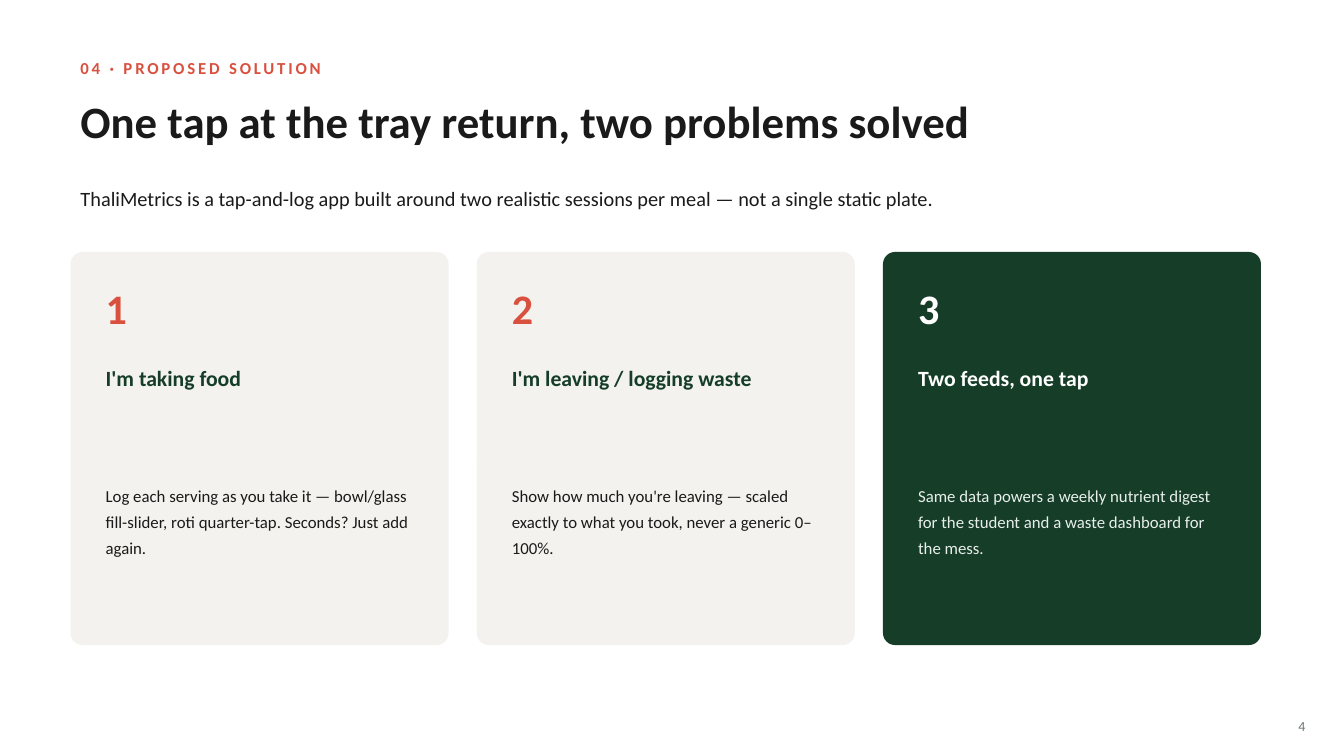
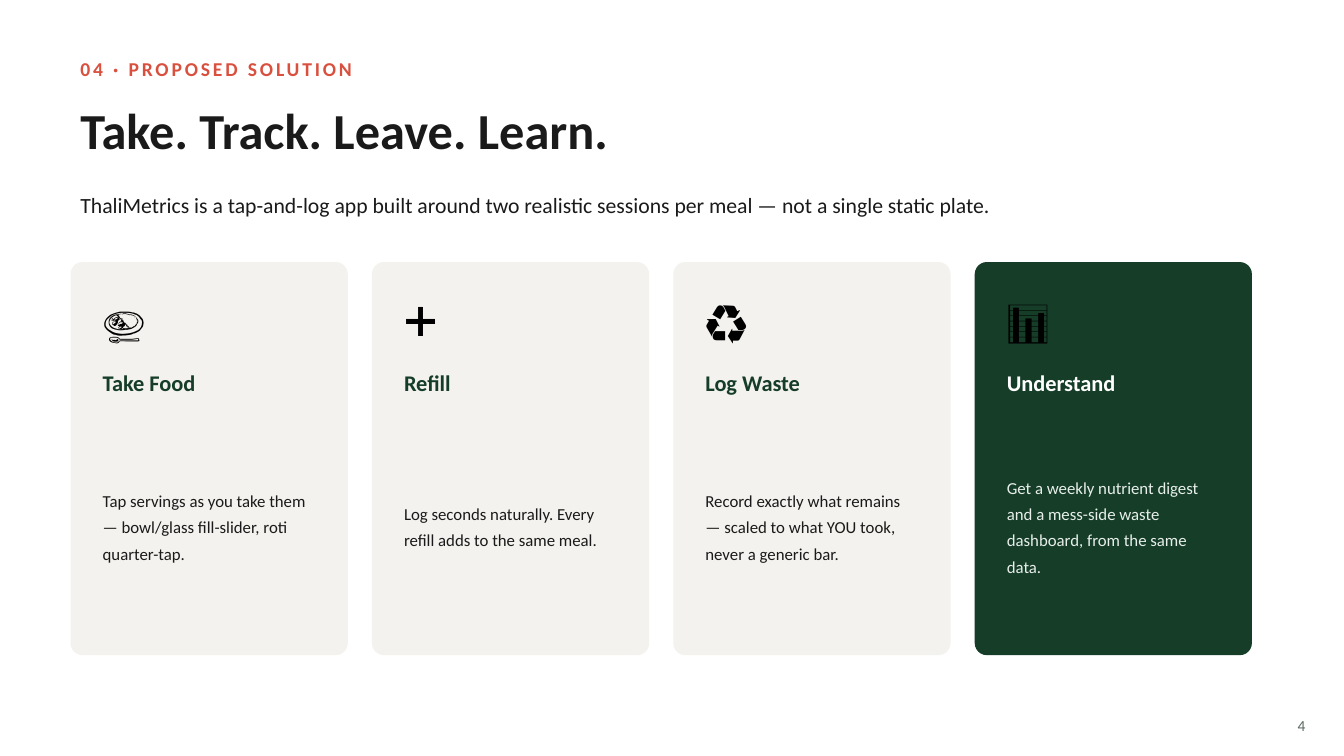
Before and after one commit to Coder1234a/ThaliMetrics, a slide deck: slide 4 of docs/ThaliMetrics_Pitch.pptx. Drawn at 1344x756 pixels with LibreOffice and Linux fonts; fonts in the diff are those of the drawing. Boxes give left, top, right and bottom in pixels: in the first picture for what was removed or moved away, otherwise in the second. Text is boxed around its words. In the diff, an @@ line names an element or a change of style, - is before the commit and + after.

```diff
--- a/docs/ThaliMetrics_Pitch.pptx
+++ b/docs/ThaliMetrics_Pitch.pptx
@@ text "04 · PROPOSED SOLUTION" at bbox=[80, 63, 352, 76]: size 12 to 14 pt @@
@@ text at bbox=[80, 113, 608, 150]: text changed; size 32 to 36 pt @@
-One tap at the tray return, two problems solved
+Take. Track. Leave. Learn.
@@ text "ThaliMetrics is a tap-and-log app ..." at bbox=[80, 198, 990, 217]: size 14.5 to 15.5 pt @@
@@ rounded rectangle: place and size @@
-rounded rectangle at bbox=[71, 252, 449, 645]
+rounded rectangle at bbox=[71, 262, 348, 655]
@@ rounded rectangle: place and size @@
-rounded rectangle at bbox=[477, 252, 855, 645]
+rounded rectangle at bbox=[372, 262, 649, 655]
@@ rounded rectangle added at bbox=[674, 262, 951, 655], fill #F3F2EE @@
@@ proportions changed in 3 elements at bbox=[71, 262, 348, 655], bbox=[372, 262, 649, 655], bbox=[975, 262, 1252, 655] @@
@@ rounded rectangle: place and size @@
-rounded rectangle at bbox=[883, 252, 1261, 645]
+rounded rectangle at bbox=[975, 262, 1252, 655]
@@ text at bbox=[106, 296, 127, 324]: text changed; text colour #D9503F to #000000; bold off @@
-1
+🍛
@@ text at bbox=[512, 296, 533, 324]: text changed; text colour #D9503F to #000000; bold off @@
-2
+➕
@@ text at bbox=[918, 296, 939, 325]: text changed; text colour #FFFFFF to #000000; bold off @@
-3
+♻️
@@ text added at bbox=[997, 284, 1230, 355], 30 pt, text #000000 @@
+📊
@@ text at bbox=[103, 375, 195, 391]: text changed; size 15.5 to 16 pt @@
-I'm taking food
+Take Food
@@ text at bbox=[404, 375, 451, 391]: text changed; size 15.5 to 16 pt @@
-I'm leaving / logging waste
+Refill
@@ text added at bbox=[705, 376, 800, 395], 16 pt, text #163D28, bold @@
+Log Waste
@@ text removed at bbox=[918, 370, 1089, 390] @@
-Two feeds, one tap
@@ text added at bbox=[1007, 375, 1116, 391], 16 pt, text #FFFFFF, bold @@
+Understand
@@ text at bbox=[103, 495, 305, 563]: text changed @@
-Log each serving as you take it — bowl/glass fill-slider, roti quarter-tap. Seconds? Just add again.
+Tap servings as you take them — bowl/glass fill-slider, roti quarter-tap.
@@ text at bbox=[404, 508, 597, 546]: text changed @@
-Show how much you're leaving — scaled exactly to what you took, never a generic 0–100%.
+Log seconds naturally. Every refill adds to the same meal.
@@ text added at bbox=[705, 495, 901, 563], 12 pt, text #1A1A1A @@
+Record exactly what remains — scaled to what YOU took, never a generic bar.
@@ text at bbox=[1007, 482, 1199, 573]: text changed @@
-Same data powers a weekly nutrient digest for the student and a waste dashboard for the mess.
+Get a weekly nutrient digest and a mess-side waste dashboard, from the same data.
@@ text "4" at bbox=[1298, 721, 1306, 731]: size 10 to 11 pt, text colour #6B7A70 to #5C6B62 @@
```
Also in this commit, not shown: 6 other slides changed, 6 slides added, 4 slides removed, 4 other files.
